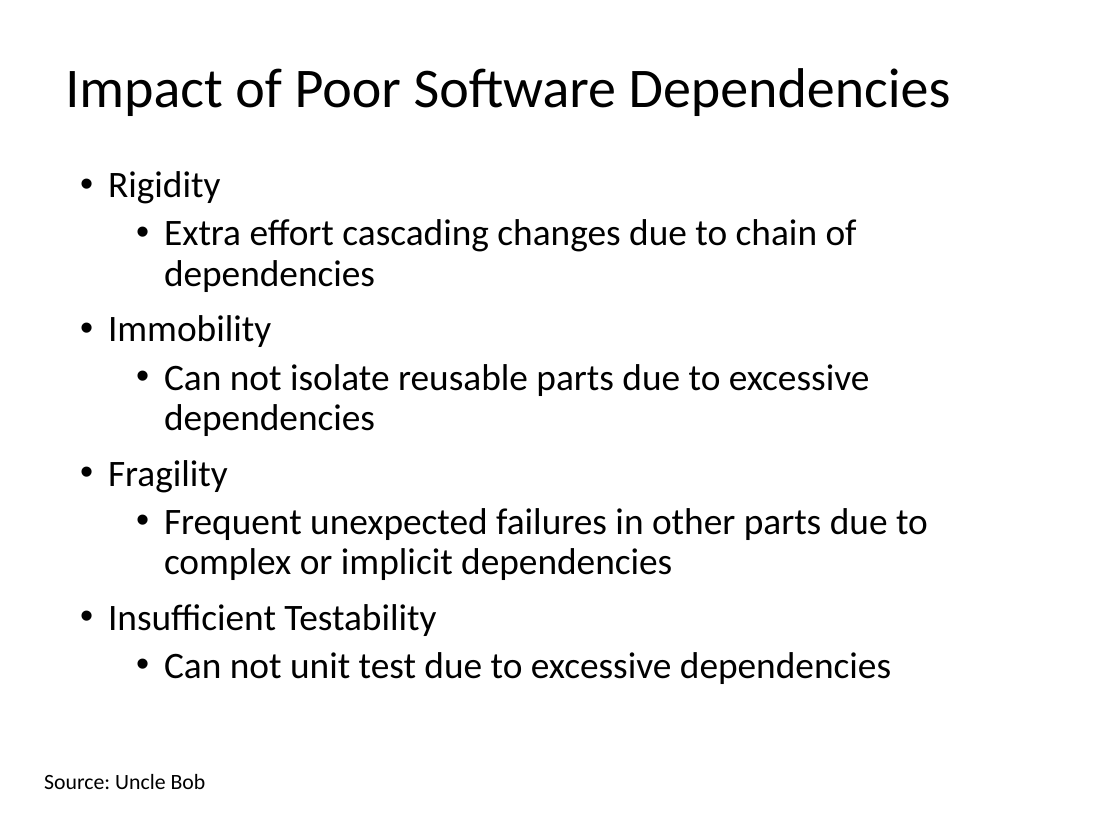
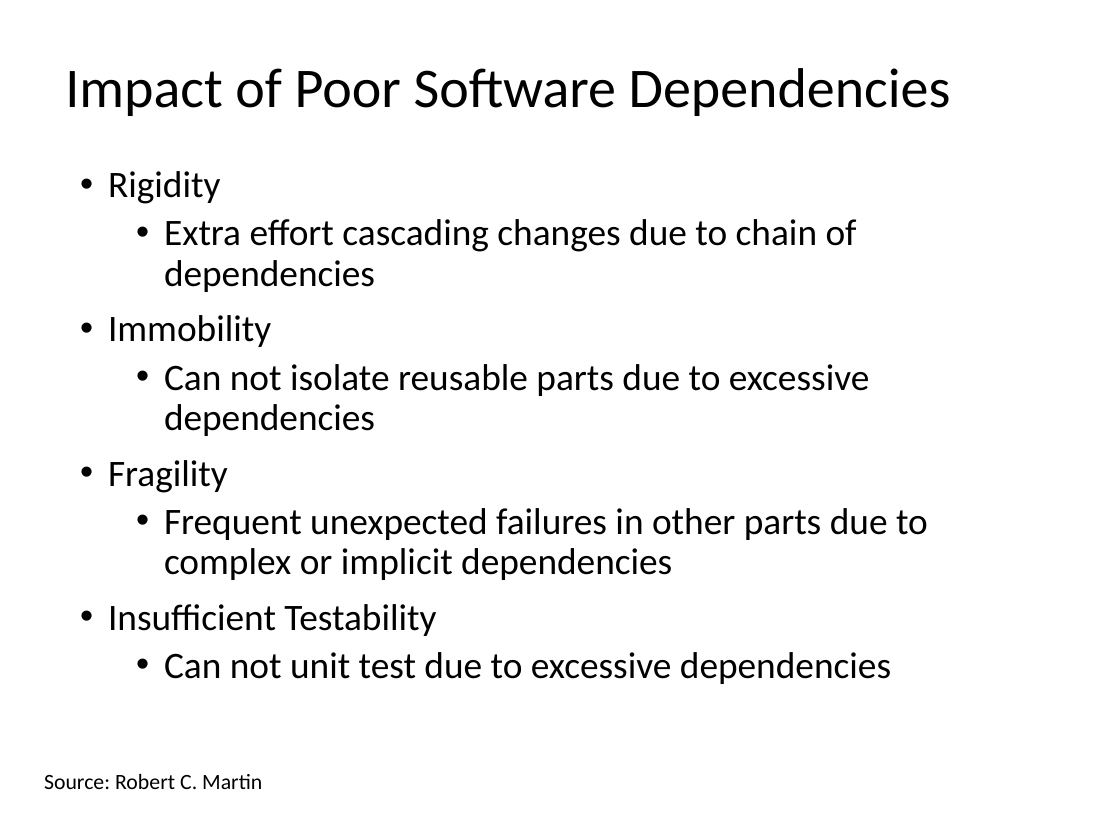
Before and after one commit to dsmsuite/dsmsuite.github.io, a slide deck: slide 4 of documents/DsmPresentation.pptx. Drawn at 1120x840 pixels with LibreOffice and Linux fonts; fonts in the diff are those of the drawing. Boxes give left, top, right and bottom in pixels: in the first picture for what was removed or moved away, otherwise in the second. Text is boxed around its words. In the diff, an @@ line names an element or a change of style, - is before the commit and + after.

```diff
--- a/documents/DsmPresentation.pptx
+++ b/documents/DsmPresentation.pptx
@@ text at <box>44,774,262,789</box>: text changed @@
-Source: Uncle Bob
+Source: Robert C. Martin
```
Also in this commit, not shown: 8 other slides changed, 1 slide added, 1 slide removed.
